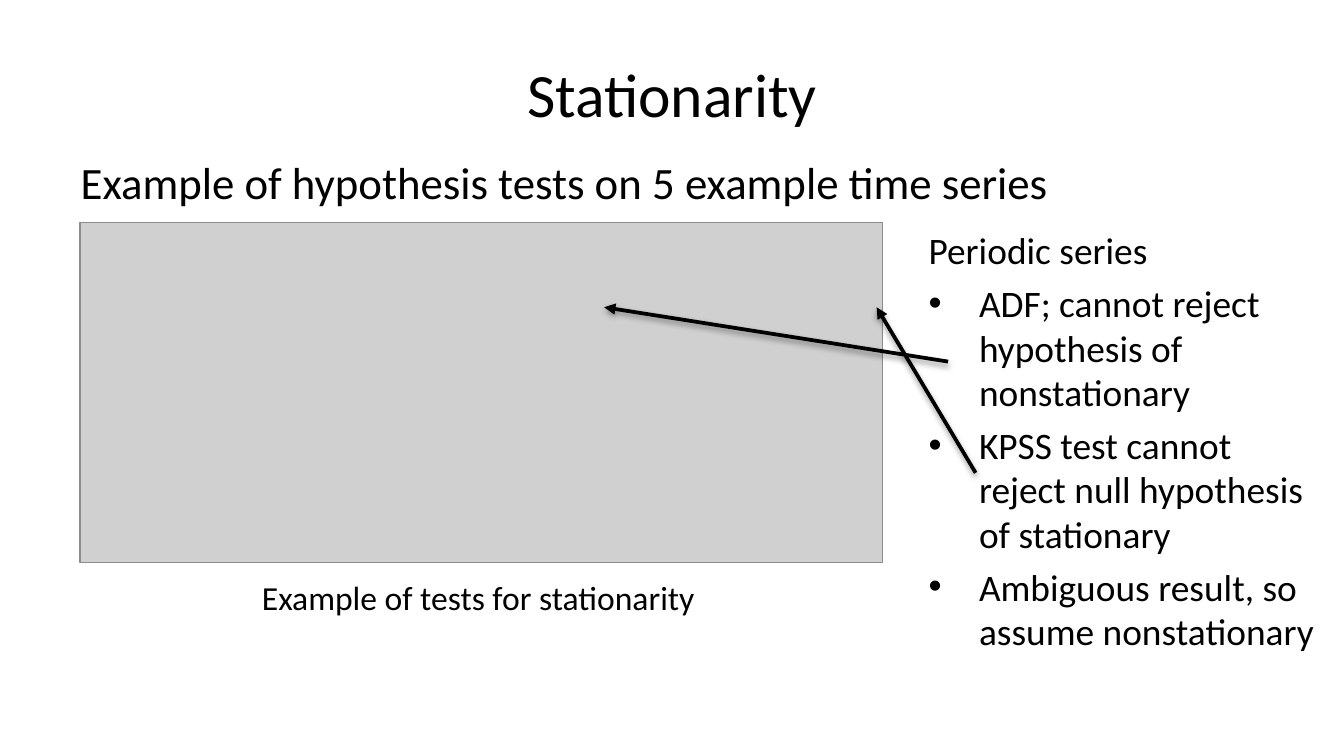
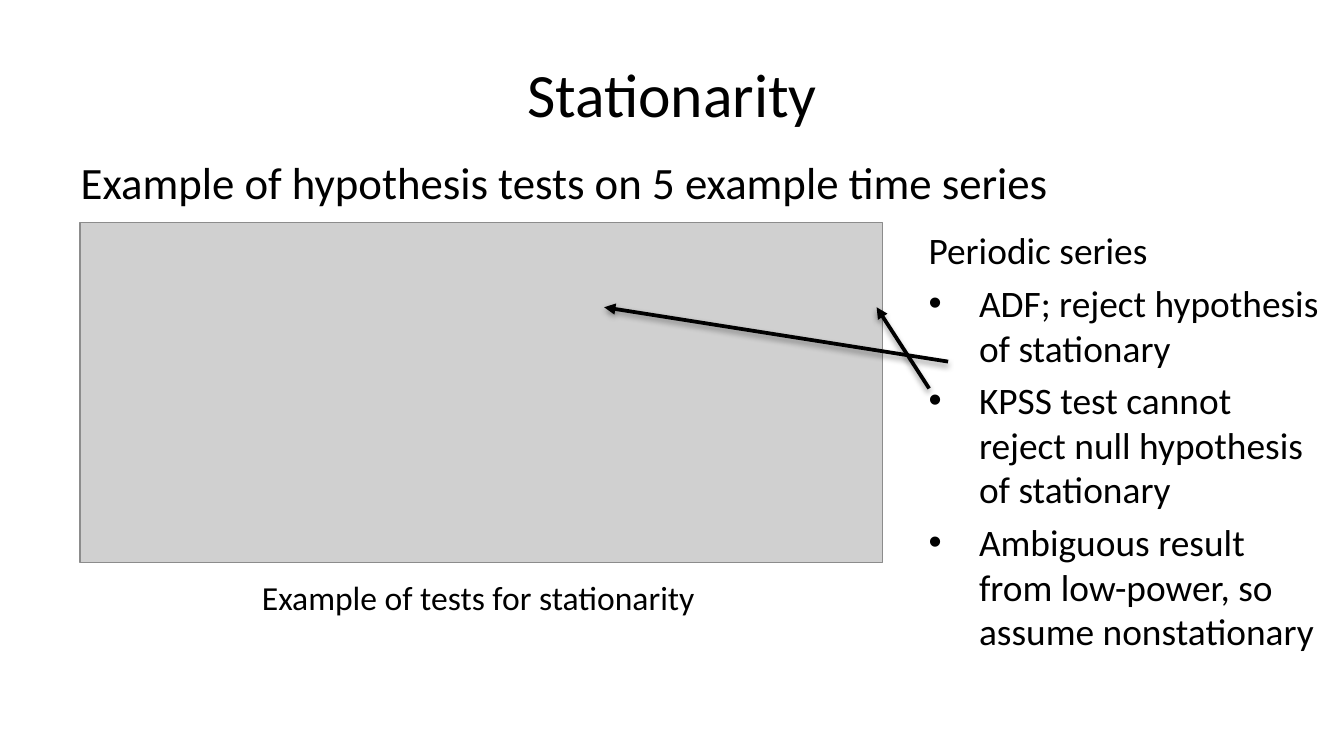
Before and after one commit to StephenElston/CSCI-E-83, a slide deck: slide 59 of LectureSlides/11_IntroductionToTimeSeries.pptx (slide 58 before the commit). Drawn at 1344x756 pixels with LibreOffice and Linux fonts; fonts in the diff are those of the drawing; grey boxes stand for pictures. Boxes give left, top, right and bottom in pixels: in the first picture for what was removed or moved away, otherwise in the second. Text is boxed around its words. In the diff, an @@ line names an element or a change of style, - is before the commit and + after.

```diff
--- a/LectureSlides/11_IntroductionToTimeSeries.pptx
+++ b/LectureSlides/11_IntroductionToTimeSeries.pptx
@@ text at <box>979,291,1319,368</box>: text changed @@
-• ADF; cannot reject hypothesis of nonstationary
+• ADF; reject hypothesis of stationary
@@ arrow moved from (976, 473) - (876, 308) to (929, 388) - (876, 308) @@
@@ text at <box>979,530,1314,651</box>: text changed @@
-• Ambiguous result, so assume nonstationary
+• Ambiguous result from low-power, so assume nonstationary
```
Also in this commit, not shown: 8 other slides changed, 1 slide added.
